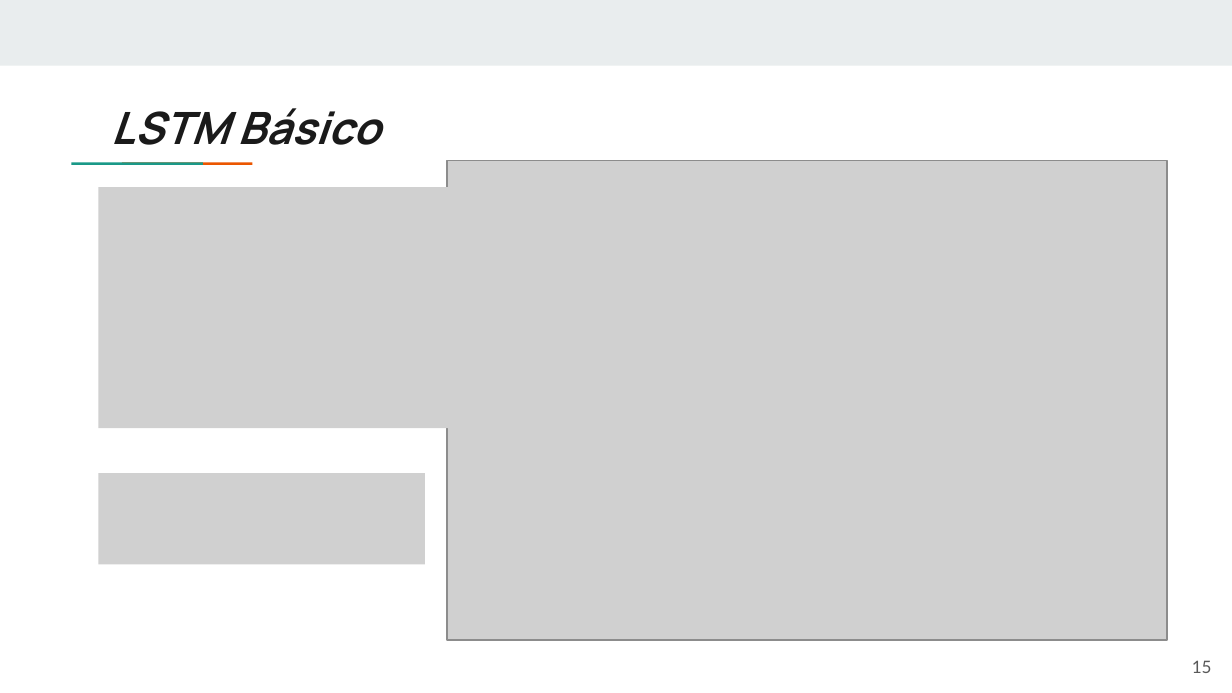
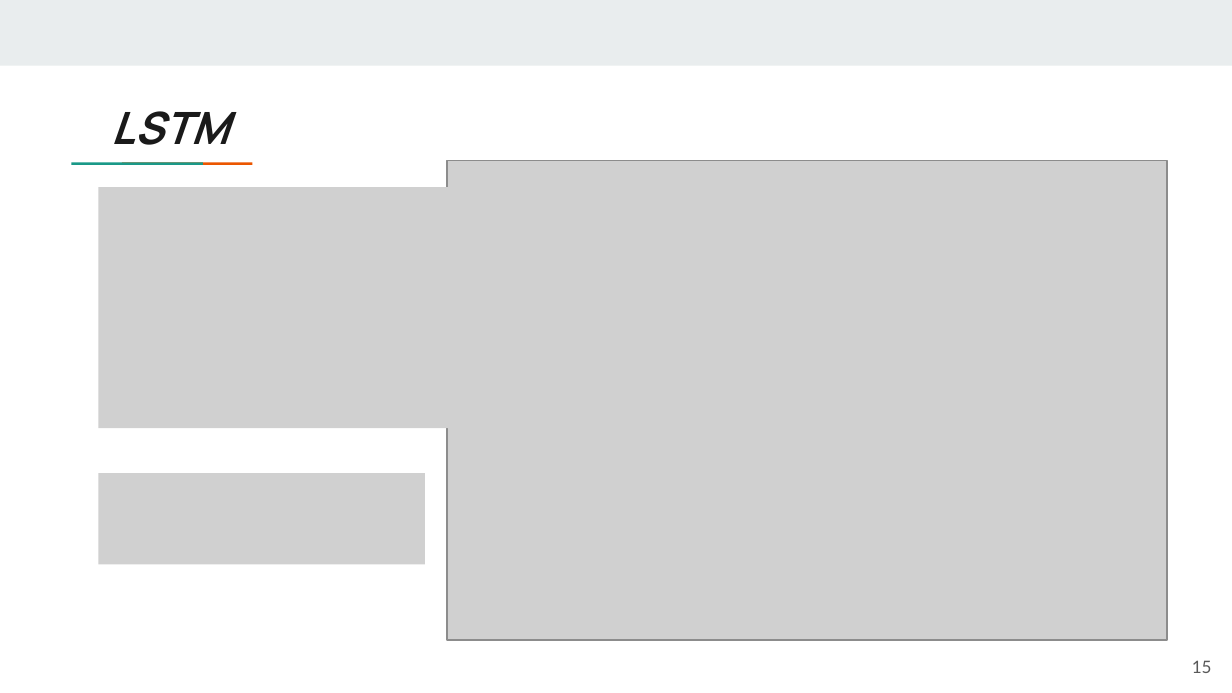
Before and after one commit to claudiaqw/head-qa-afi, a slide deck: slide 15 of defense/Defensa TFM Claudia Quintana Wong.pptx. Drawn at 1232x693 pixels with LibreOffice and Linux fonts; fonts in the diff are those of the drawing; grey boxes stand for pictures. Boxes give left, top, right and bottom in pixels: in the first picture for what was removed or moved away, otherwise in the second. Text is boxed around its words. In the diff, an @@ line names an element or a change of style, - is before the commit and + after.

```diff
--- a/defense/Defensa TFM Claudia Quintana Wong.pptx
+++ b/defense/Defensa TFM Claudia Quintana Wong.pptx
@@ title at (111, 111, 229, 145): text changed @@
-LSTM Básico
+LSTM
```
Also in this commit, not shown: 10 other slides changed, 7 slides added, 8 slides removed.
